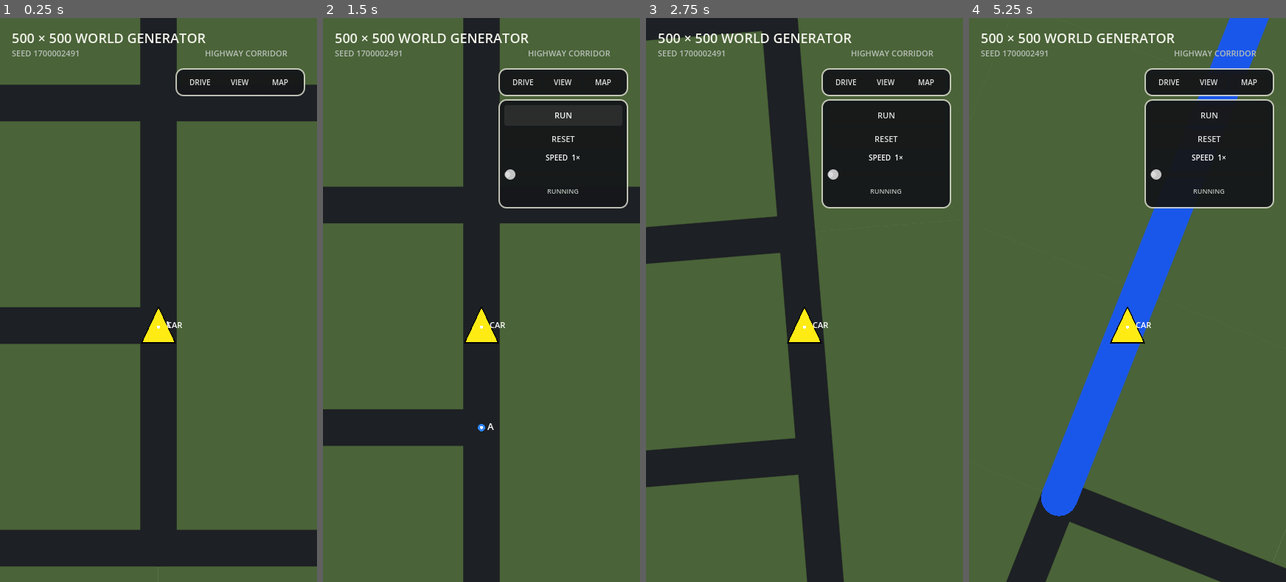
Above: before the commit, frames 1-4 (left to right).
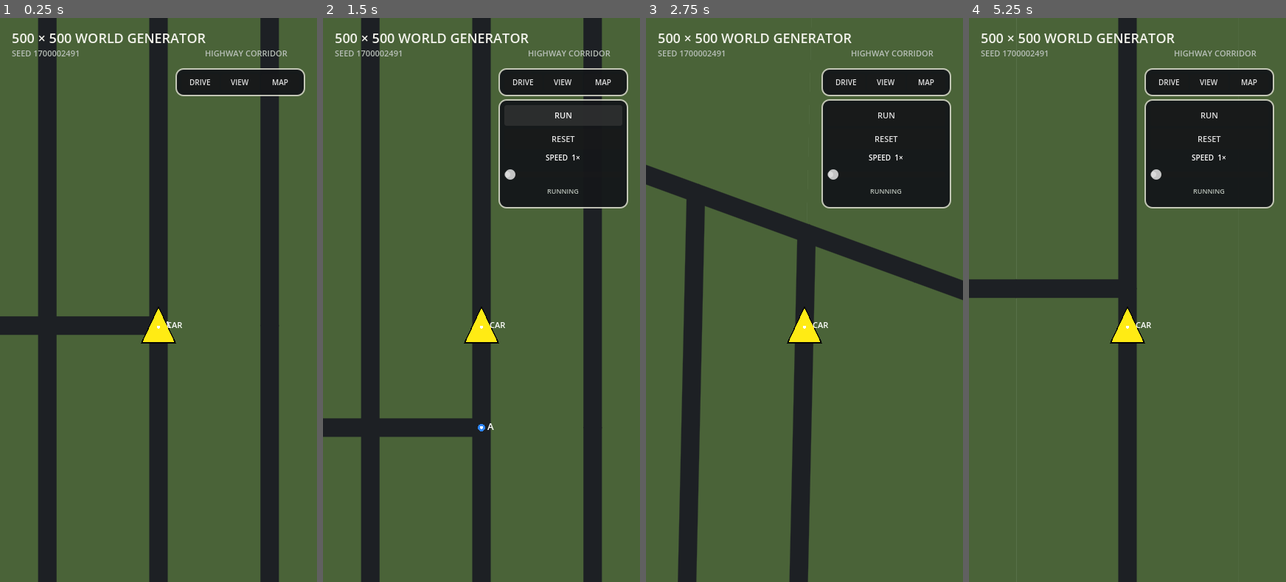
Above: after the commit, the same moments.

Repository: patrickcallahancomedy/comedian
Game: Godot game, scene res://scenes/drive/grid_world_prototype.tscn
Same seed, same stepped clock (60 frames per second), same inputs: the game is played once before the commit and once after it. This scene is started directly instead of the project's main scene.
Inputs (mouse positions are in pixels of both pictures, inside the frame that each line leads up to):
- Up to frame 1 (0.25 s): no input
- Up to frame 2 (1.5 s): click "DRIVE" at 0.5 s; click "RUN" at 1.25 s
- Up to frame 3 (2.75 s): tap Enter (ui_accept) at 2, 2.27 s; move the mouse to (874, 271) at 2.02 s; hold Right from 2.03 s (still down); tap Space at 2.1 s; click (874, 271) at 2.17 s
- Up to frame 4 (5.25 s): release Right at 2.75 s; drag from (1064, 328) to (1111, 412) at 2.77 s; move the mouse to (1159, 175) at 3.52 s; hold Right 3.53-4.25 s; tap Space at 3.6, 5.1 s; drag from (1111, 412) to (1032, 215) at 4.27 s; move the mouse to (1222, 384) at 5.02 s; hold Left from 5.03 s (still down)

The runs differ from the first frame. In frame 1, 26% of the frame differs, in the area x 0-100%, y 0-100%; in frame 2, 20%; in frame 3, 21%; in frame 4, 19%.

Commit message:
Stretch and narrow player drive roads

Diff:
--- a/godot/scripts/drive/grid_world_debug_car.gd
+++ b/godot/scripts/drive/grid_world_debug_car.gd
@@ -7,6 +7,7 @@
 const CAR_OUTLINE := Color(0.02, 0.02, 0.02)
 const CAR_RADIUS := 8.0
 const DRIVE_VIEW_CAR_RADIUS := 24.0
+const DRIVE_VIEW_SPEED_SCALE := 0.5
 const LANE_MERGE_DISTANCE := 40.0
 
 var route: Array = []
@@ -84,10 +85,19 @@
 		elif road_class == map.generator.RoadClass.RAMP:
 			road_speed_multiplier = _ramp_speed_multiplier()
 
+		var drive_view_speed_scale := 1.0
+		if (
+			map.drive_camera_enabled
+			and not map.show_whole_map
+			and not map.zoom_map_enabled
+		):
+			drive_view_speed_scale = DRIVE_VIEW_SPEED_SCALE
+
 		var speed := (
 			BASE_SPEED
 			* float(SPEED_MULTIPLIERS[speed_index])
 			* road_speed_multiplier
+			* drive_view_speed_scale
 		)
 		var time_to_target := distance / speed
 
--- a/godot/scripts/drive/grid_world_map.gd
+++ b/godot/scripts/drive/grid_world_map.gd
@@ -26,6 +26,9 @@
 const ROAD_BLOCK_LENGTH := 20
 const ROAD_BLOCK_WIDTH := 10
 const DRIVE_VISIBLE_WORLD_WIDTH := 13.333333
+const DRIVE_FORWARD_STRETCH := 2.0
+const DRIVE_LATERAL_SQUEEZE := 0.5
+const DRIVE_ROAD_WIDTH_SCALE := 0.5
 const DRIVE_ROTATION_SMOOTH_SPEED := 4.5
 const LEGACY_LOCAL_ROAD_RATIO := 13.0 / 80.0
 const HIGHWAY_LANE_FILL_RATIO := 1.0
@@ -220,6 +223,11 @@
 		var local := (
 			(world_point - drive_camera_world) * map_scale
 		).rotated(drive_camera_rotation)
+		if not show_whole_map and not zoom_map_enabled:
+			# Drive View uses a tall/narrow road proportion: blocks are twice
+			# as long in the direction of travel and half as wide laterally.
+			local.x *= DRIVE_LATERAL_SQUEEZE
+			local.y *= DRIVE_FORWARD_STRETCH
 		return drive_camera_screen_position() + local
 
 	return map_origin + world_point * map_scale
@@ -401,7 +409,7 @@
 					Vector2(generator.nodes[b])
 				),
 				color,
-				maxf(1.0, width * map_scale),
+				maxf(1.0, width * map_scale * _drive_road_width_scale()),
 				true
 			)
 
@@ -450,7 +458,7 @@
 			_world_to_screen(
 				Vector2(generator.nodes[node_id])
 			),
-			maxf(1.0, radius * map_scale),
+			maxf(1.0, radius * map_scale * _drive_road_width_scale()),
 			color
 		)
 
@@ -478,6 +486,7 @@
 				float(generator.HIGHWAY_LANE_SPACING)
 				* HIGHWAY_LANE_FILL_RATIO
 				* map_scale
+				* _drive_road_width_scale()
 			),
 			true
 		)
@@ -494,9 +503,16 @@
 				* HIGHWAY_LANE_FILL_RATIO
 				* 0.5
 				* map_scale
+				* _drive_road_width_scale()
 			),
 			HIGHWAY_COLOR
 		)
+
+
+func _drive_road_width_scale() -> float:
+	if drive_camera_enabled and not show_whole_map and not zoom_map_enabled:
+		return DRIVE_ROAD_WIDTH_SCALE
+	return 1.0
 
 
 func _visible_degree(node_id: int) -> int:
